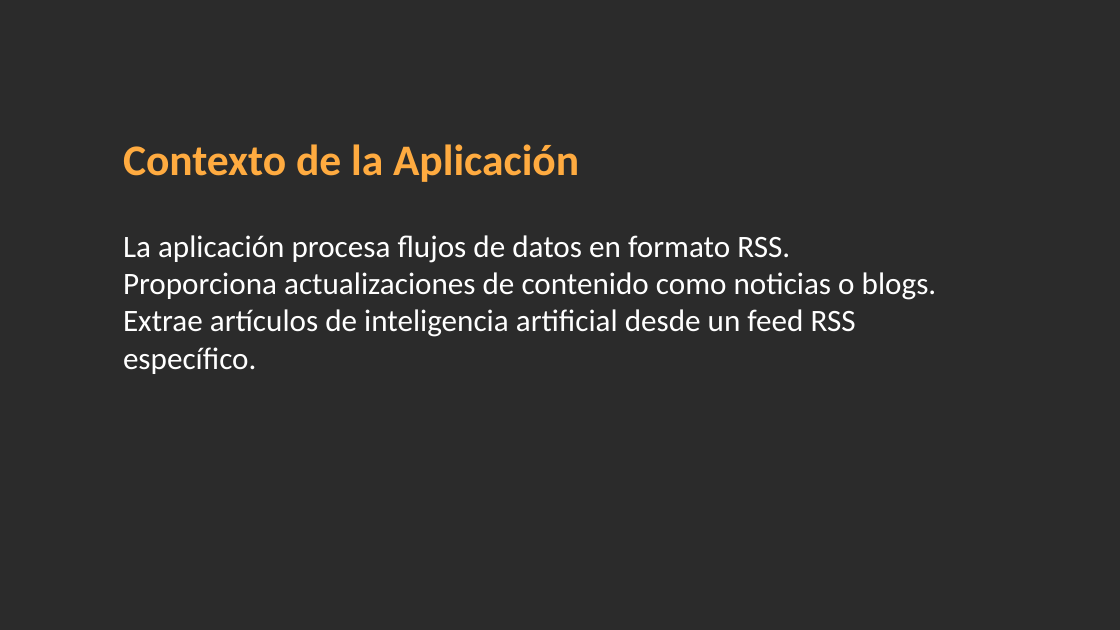
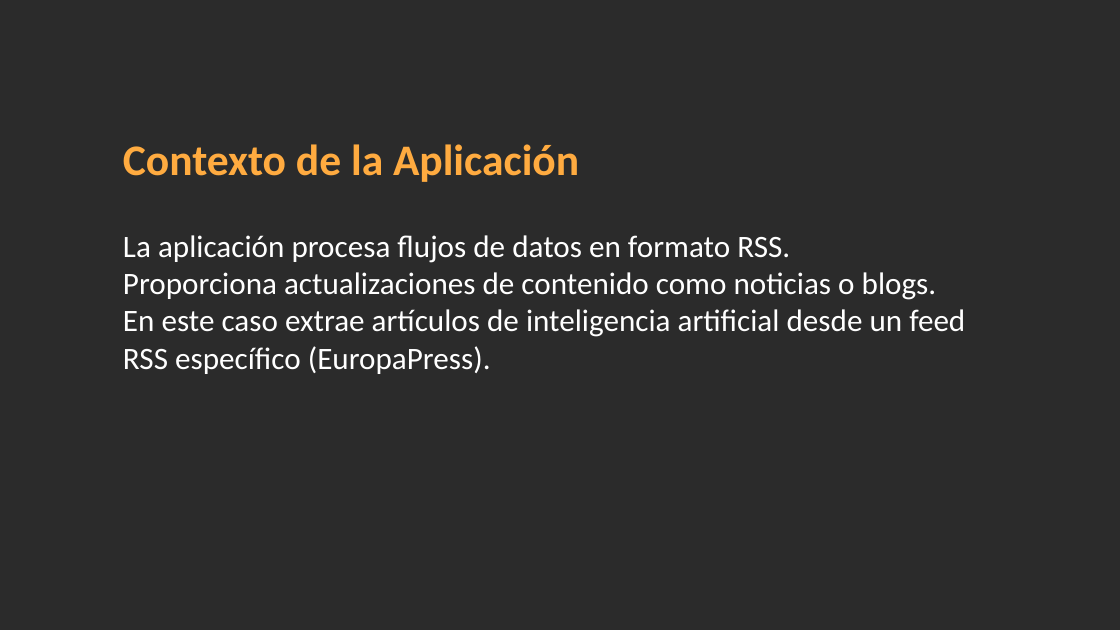
Before and after one commit to Alexfh94/EjercicioXML, a slide deck: slide 3 of PresentacionXML.pptx. Drawn at 1120x630 pixels with LibreOffice and Linux fonts; fonts in the diff are those of the drawing; background and template pictures are left out; a plain dark background stands for a picture behind light text. Boxes give left, top, right and bottom in pixels: in the first picture for what was removed or moved away, otherwise in the second. Text is boxed around its words. In the diff, an @@ line names an element or a change of style, - is before the commit and + after.

```diff
--- a/PresentacionXML.pptx
+++ b/PresentacionXML.pptx
@@ text at (123, 309, 965, 374): text changed @@
-Extrae artículos de inteligencia artificial desde un feed RSS específico.
+En este caso extrae artículos de inteligencia artificial desde un feed RSS específico (EuropaPress).
```
Also in this commit, not shown: 7 other slides changed, 1 slide added.
